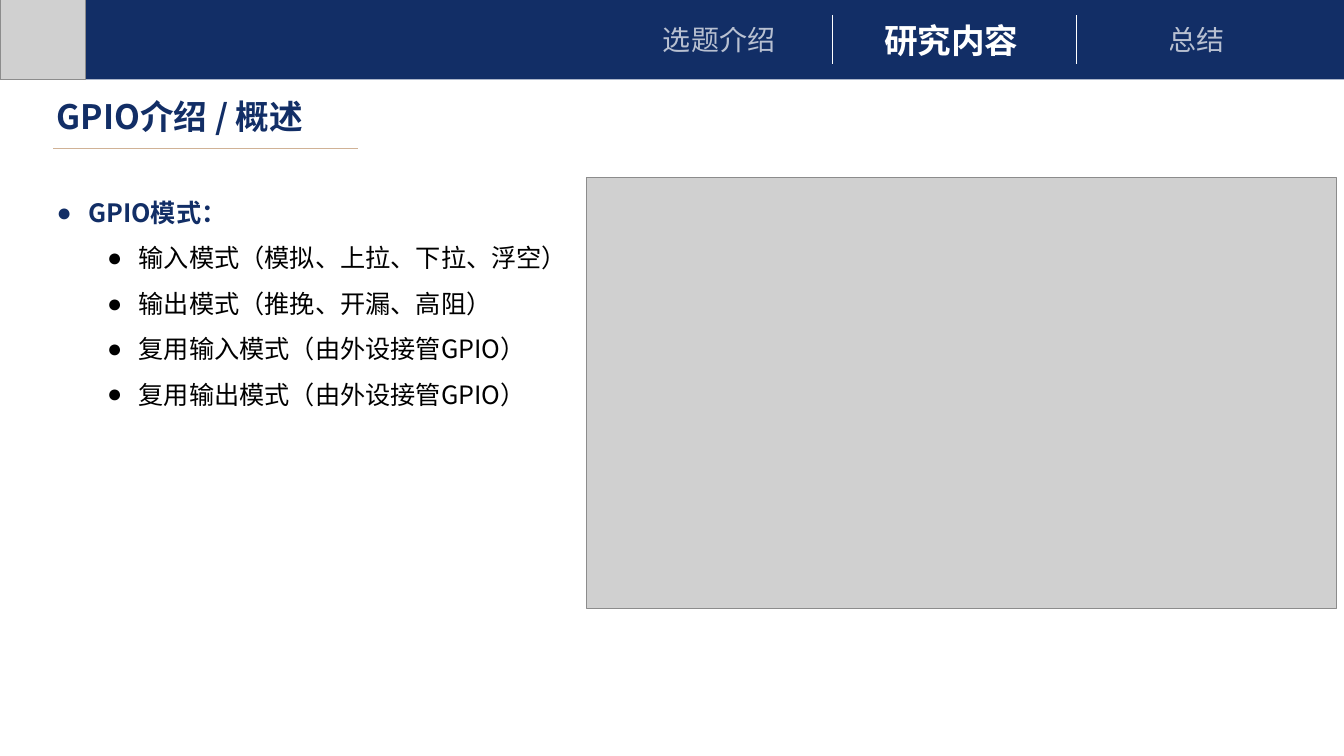
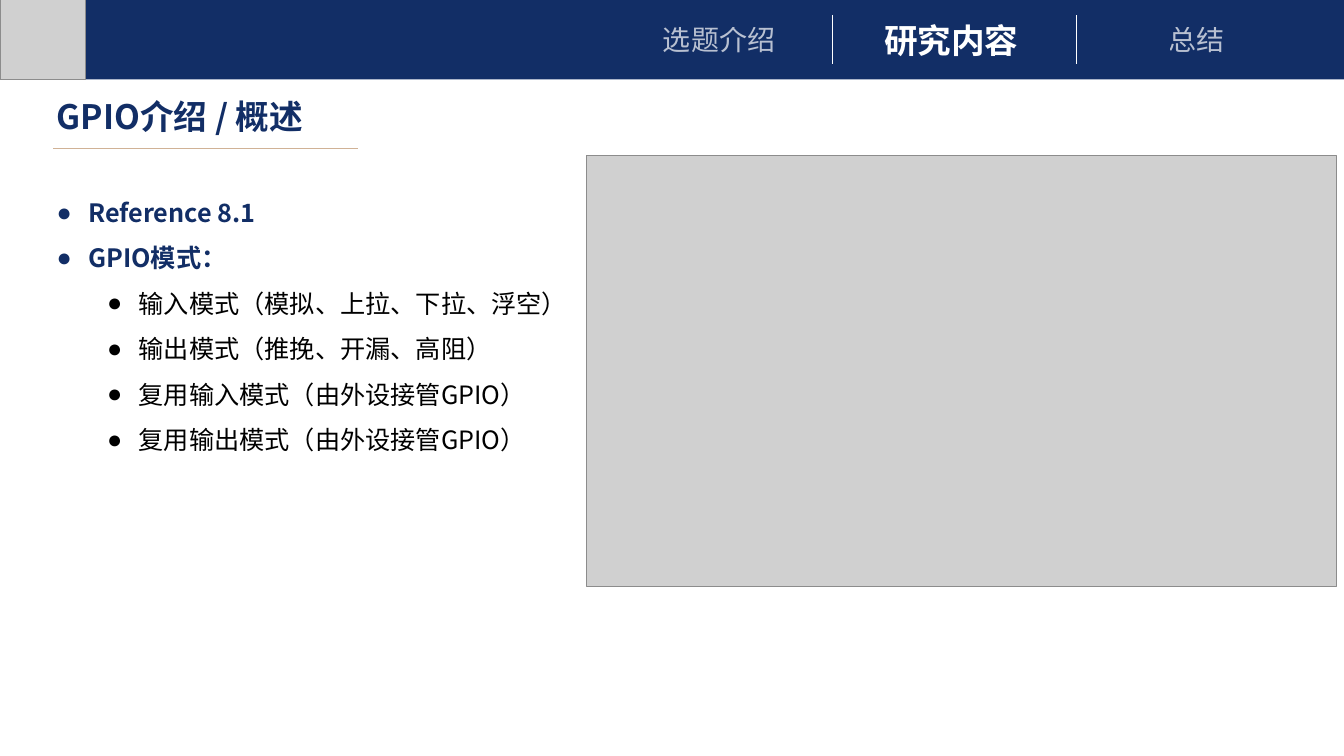
Before and after one commit to FINALxxx/UBL, a slide deck: slide 15 of UBL.pptx. Drawn at 1344x756 pixels with LibreOffice and Linux fonts; fonts in the diff are those of the drawing; grey boxes stand for pictures. Boxes give left, top, right and bottom in pixels: in the first picture for what was removed or moved away, otherwise in the second. Text is boxed around its words. In the diff, an @@ line names an element or a change of style, - is before the commit and + after.

```diff
--- a/UBL.pptx
+++ b/UBL.pptx
@@ picture: place and size @@
-picture at bbox=[587, 177, 1337, 609]
+picture at bbox=[587, 155, 1337, 587]
@@ text at bbox=[88, 201, 256, 223]: paragraph added @@
+● Reference 8.1
```
Also in this commit, not shown: 13 other slides changed, 1 slide added.
